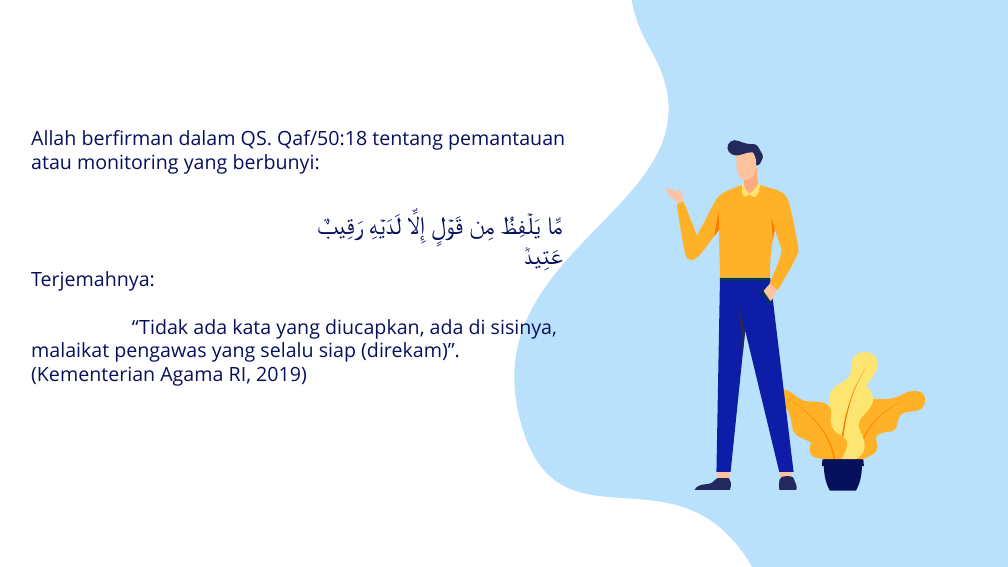
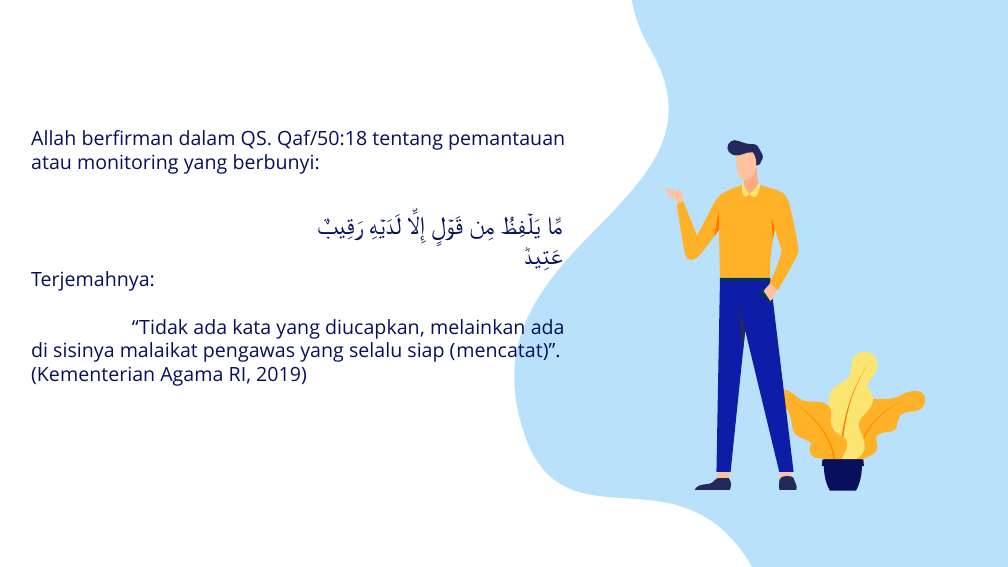
Before and after one commit to Rahmat-Ilyas/skripsi, a slide deck: slide 4 of 2. Proposal/Seminar Proposal/PPT Draft.pptx. Drawn at 1008x567 pixels with LibreOffice and Linux fonts; fonts in the diff are those of the drawing. Boxes give left, top, right and bottom in pixels: in the first picture for what was removed or moved away, otherwise in the second. Text is boxed around its words. In the diff, an @@ line names an element or a change of style, - is before the commit and + after.

```diff
--- a/2. Proposal/Seminar Proposal/PPT Draft.pptx
+++ b/2. Proposal/Seminar Proposal/PPT Draft.pptx
@@ text at (31, 319, 565, 386): text changed @@
-“Tidak ada kata yang diucapkan, ada di sisinya, malaikat pengawas yang selalu siap (direkam)”. (Kementerian Agama RI, 2019)
+“Tidak ada kata yang diucapkan, melainkan ada di sisinya malaikat pengawas yang selalu siap (mencatat)”. (Kementerian Agama RI, 2019)
```
Also in this commit, not shown: 5 other slides changed, 8 other files.
